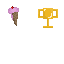
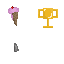
The second 64 x 64 image is a revision of the first. Changes to its layers:
added group "Item 2" with 1 layers above "Trophy" over (14, 43, 19, 52)
added layer "Layer 2" in group "Item 2" over (14, 43, 19, 52)
